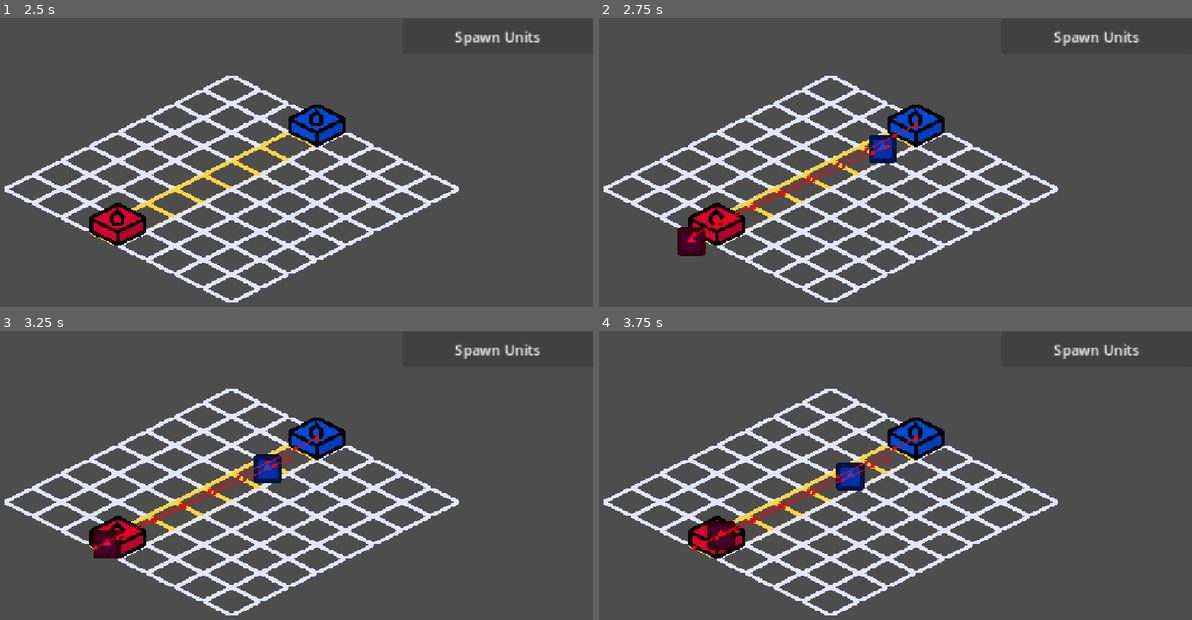
Above: before the commit, frames 1-4 (two rows, left to right).
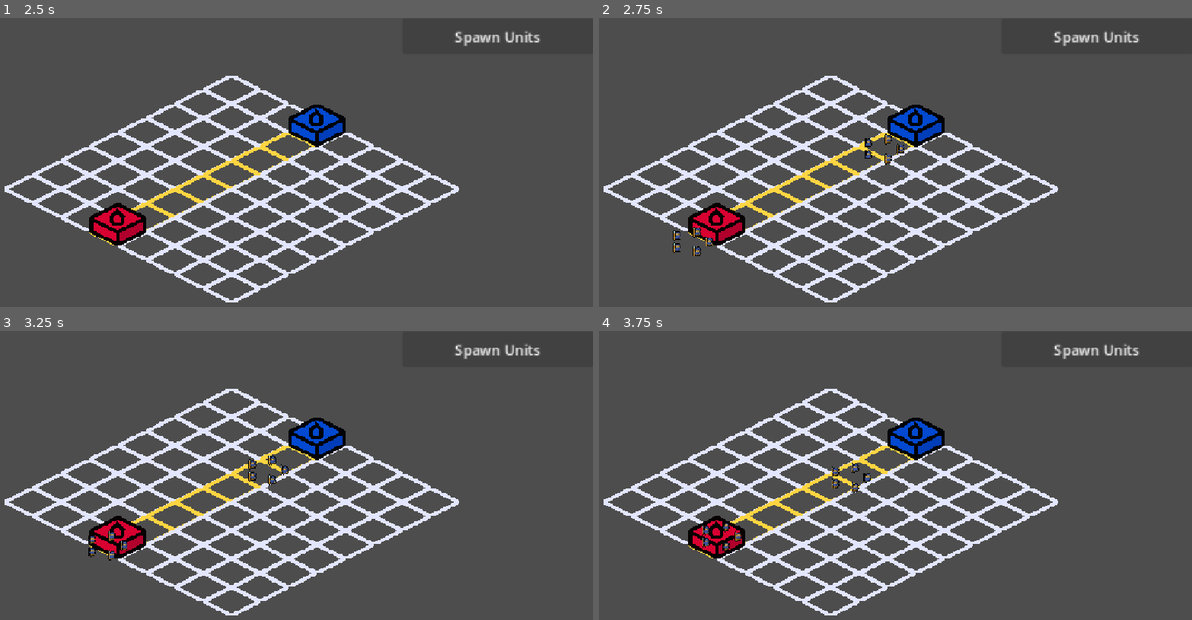
Above: after the commit, the same moments.

Repository: Abobality/IsometricTTW
Game: Godot game, scene res://main_game.tscn
The game is run twice, just before and just after one commit, with the same random seed, the same clock (stepped at 60 frames per second) and the same inputs. The engine's default icon, where the game draws it, is replaced by a stand-in: a white triangle on a blue panel in a dark square.
Inputs:
- Up to frame 1 (2.5 s): click "Spawn Units" at 0.5 s; click "Spawn Units" at 1.25 s; click "Spawn Units" at 2 s
- Up to frame 2 (2.75 s): no input
- Up to frame 3 (3.25 s): no input
- Up to frame 4 (3.75 s): no input

Frame 1 is identical in both runs. In frame 2, 1.4% of the frame differs, in the area x 12-54%, y 36-83%; in frame 3, 1.3%; in frame 4, 1.3%.

Commit message:
0.0.0.7 #units offset add

Diff:
--- a/main_castle.gd
+++ b/main_castle.gd
@@ -4,8 +4,9 @@
 @export var teamColor: Color;
 
 const unitSetup = preload("res://unit_squad.tscn");
+const spearMan = preload("res://unit.tscn");
 var is_setup = false;
-var unitNumber: int;
+var unitNumber: int = 5;
 var enemyCastle: Node = null;
 
 func _ready() -> void:
@@ -32,6 +33,19 @@
 	squad.global_position = $Marker2D.global_position;
 	is_setup = false;
 
+	var radius = 20.0;
+
+	for i in unitNumber:
+		var unit = spearMan.instantiate();
+		unit.squad = squad;
+
+		var angle = (float(i)/float(unitNumber))*TAU;
+		var offset = Vector2(cos(angle),sin(angle))*radius;
+		offset.y *= 0.577;
+		unit.formation_offset = offset;
+		unit.global_position = squad.global_position + offset;
+		get_parent().add_child(unit);
+
 func findCastle():
 	enemyCastle = GameManager.getEnemyCastle(team);
 
--- a/unit_mili.gd
+++ b/unit_mili.gd
@@ -1 +1,11 @@
 extends Node2D
+
+@onready var anim_player: AnimationPlayer = $AnimationPlayer
+var squad;
+var formation_offset;
+
+func _ready() -> void:
+	anim_player.play("move_down")
+
+func _physics_process(delta: float) -> void:
+	global_position = squad.global_position + formation_offset;
--- a/unit_squad.tscn
+++ b/unit_squad.tscn
@@ -7,6 +7,7 @@
 script = ExtResource("1_0mlfe")
 
 [node name="Icon" type="Sprite2D" parent="." unique_id=520821964]
+visible = false
 scale = Vector2(0.24749257, 0.25151563)
 texture = ExtResource("1_kosw0")
 
@@ -15,4 +16,3 @@
 target_desired_distance = 20.0
 path_max_distance = 1000.0
 radius = 16.0
-debug_enabled = true
